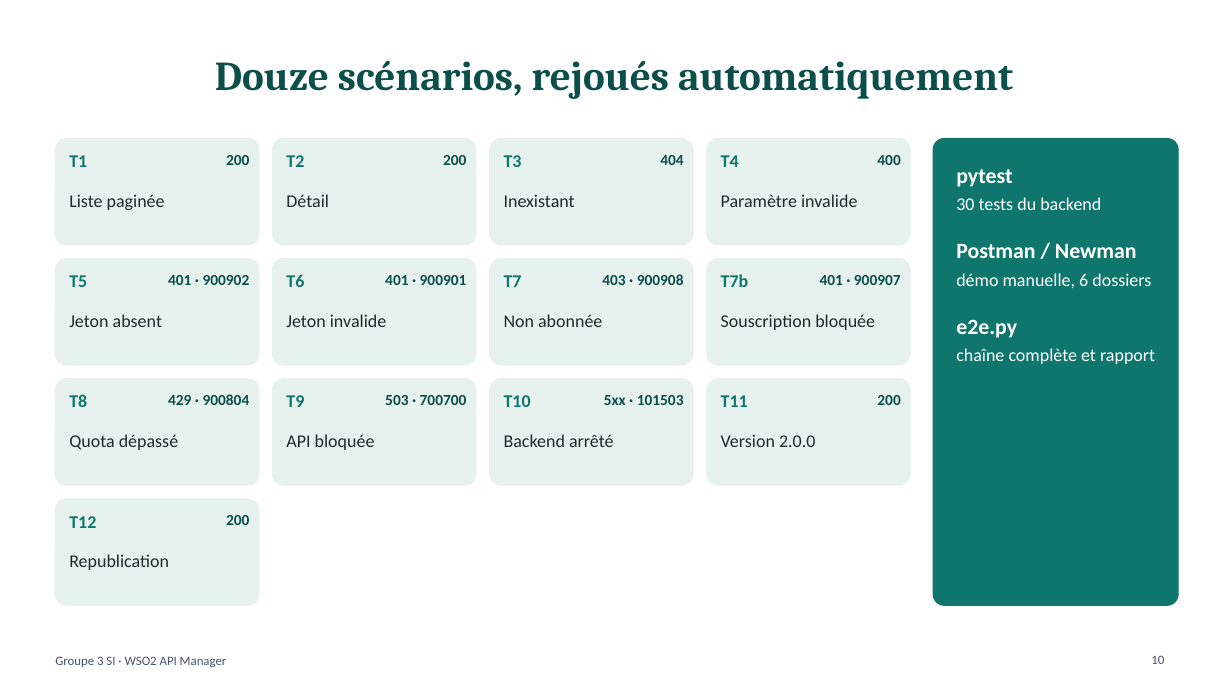
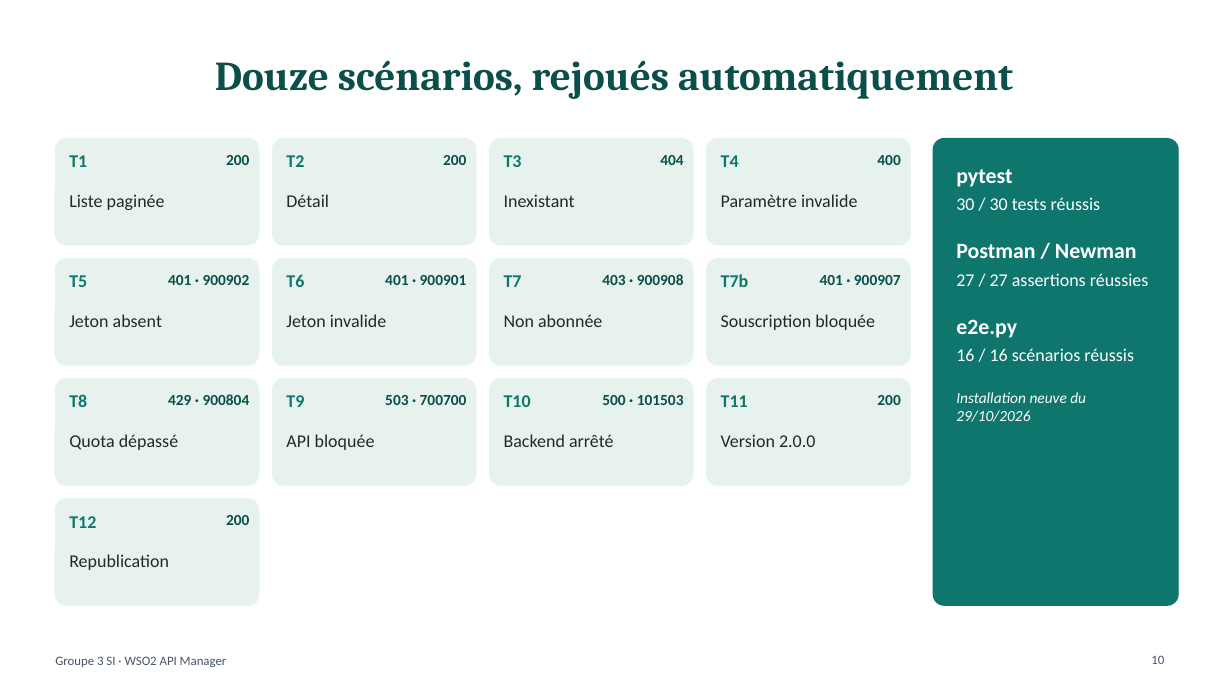
Before and after one commit to leilatirouda/projet-dev-composant_Groupe3, a slide deck: slide 10 of presentation/groupe3-si-wso2.pptx. Drawn at 1232x693 pixels with LibreOffice and Linux fonts; fonts in the diff are those of the drawing. Boxes give left, top, right and bottom in pixels: in the first picture for what was removed or moved away, otherwise in the second. Text is boxed around its words. In the diff, an @@ line names an element or a change of style, - is before the commit and + after.

Commit message:
Présentation à jour (noms, dépôt, résultats, captures) et résultats des tests en PDF

```diff
--- a/presentation/groupe3-si-wso2.pptx
+++ b/presentation/groupe3-si-wso2.pptx
@@ text at <box>956,197,1101,210</box>: text changed @@
-30 tests du backend
+30 / 30 tests réussis
@@ text at <box>956,273,1149,286</box>: text changed @@
-démo manuelle, 6 dossiers
+27 / 27 assertions réussies
@@ text at <box>956,348,1134,422</box>: text changed; size 14 to 12 pt; italic on @@
-chaîne complète et rapport
+16 / 16 scénarios réussis
+Installation neuve du 29/10/2026
@@ text at <box>602,395,684,405</box>: text changed @@
-5xx · 101503
+500 · 101503
```
Also in this commit, not shown: 4 other slides changed, 1 slide added, 5 other files.
